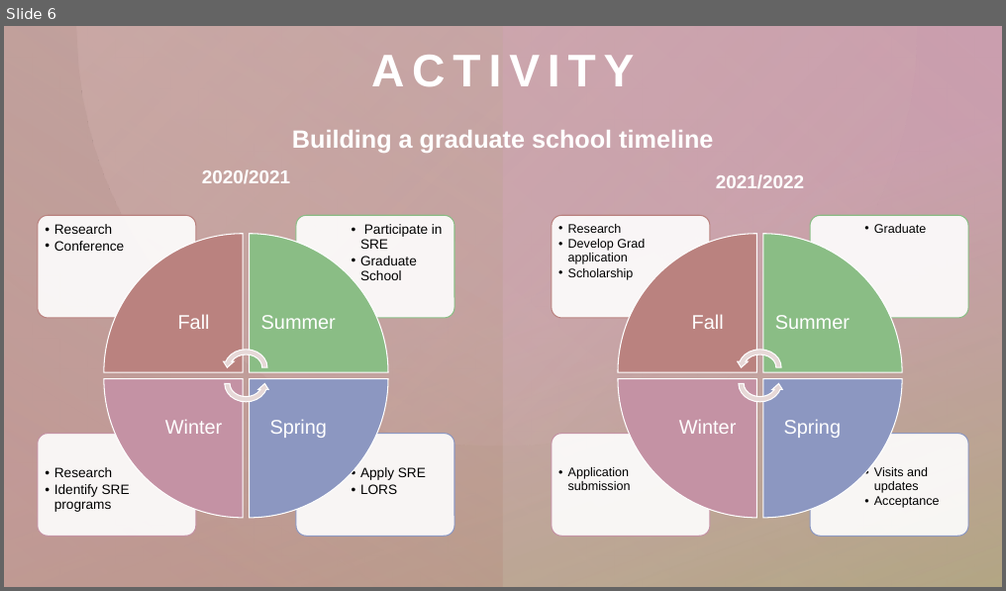
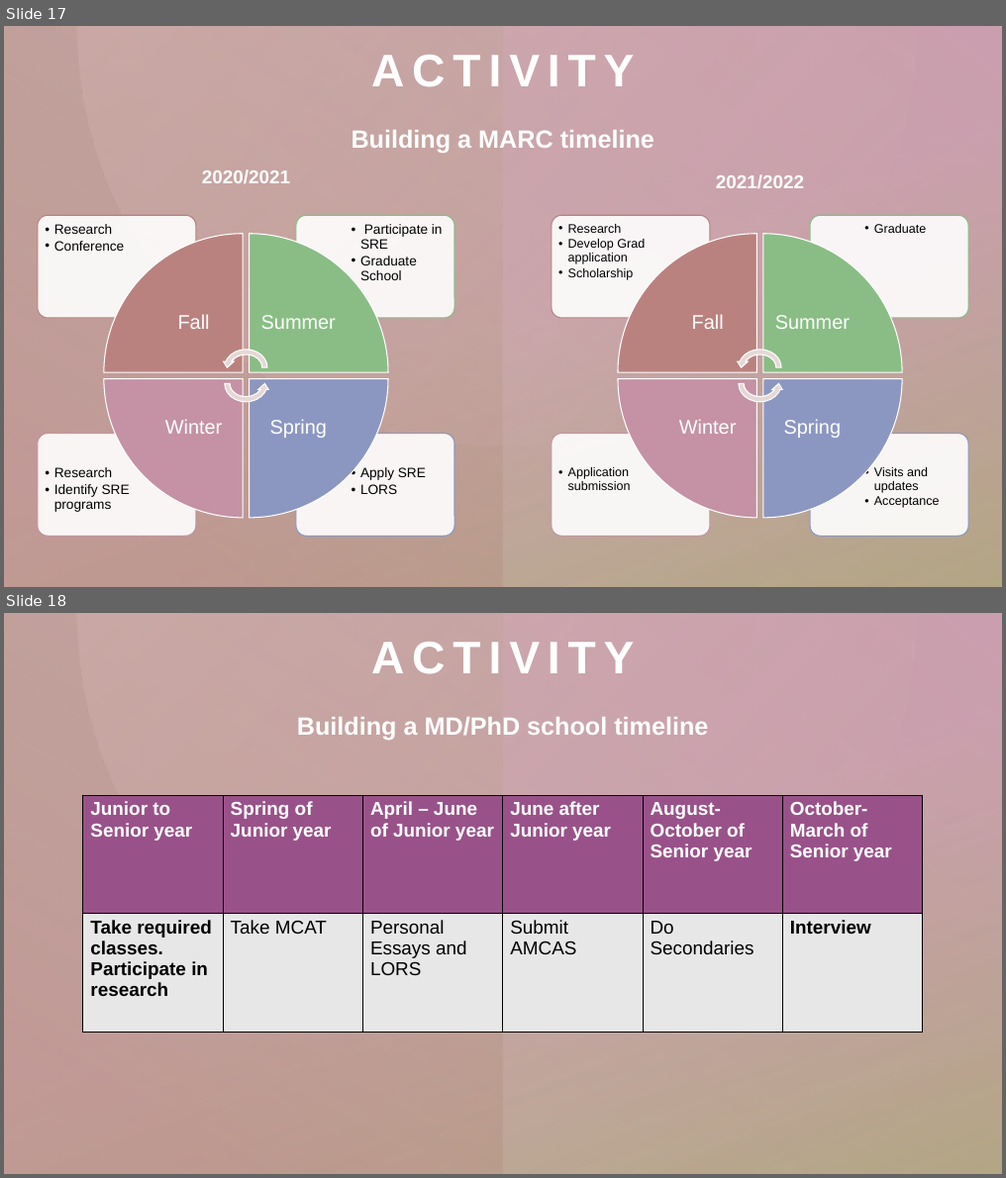
Before and after one commit to madmolecularman/MARC_Fall_2020, a slide deck: resources/gradschool/grad_school_session.pptx. Shown one above the other, each under a label of ours: slide 6 before the commit, slides 17 and 18 after it. The pictures are 1006x591 and 1006x1178 pixels, drawn with LibreOffice and Linux fonts; fonts in the diff are those of the drawing. Boxes give left, top, right and bottom in pixels: in the first picture for what was removed or moved away, otherwise in the second. Text is boxed around its words. In the diff, an @@ line names an element or a change of style, - is before the commit and + after.

Commit message:
editing for grad school session

```diff
--- a/resources/gradschool/grad_school_session.pptx
+++ b/resources/gradschool/grad_school_session.pptx
@@ slide 18 added at (x1=4, y1=613, x2=1002, y2=1174), background #FFFFFF; not listed: 2 template elements that a slide beside it also shows @@
@@ rectangle added at (x1=4, y1=613, x2=1002, y2=1174), fill #FFFFFF @@
@@ rectangle added at (x1=4, y1=613, x2=1002, y2=1174), fill gradient #C492A4 to #CBC7AB @@
@@ rectangle added at (x1=4, y1=613, x2=1002, y2=1174), fill gradient #C492A4 to #A9A273 @@
@@ rectangle added at (x1=4, y1=613, x2=503, y2=1174), fill gradient #A9A273 to #BA827F @@
@@ freeform shape added at (x1=76, y1=613, x2=916, y2=1032), fill gradient #D6B4B2 @@
@@ title added at (x1=371, y1=642, x2=634, y2=673), 44 pt, text #FFFFFF, bold @@
+ACTIVITY
@@ text added at (x1=297, y1=717, x2=708, y2=740), 24 pt, text #FFFFFF, bold @@
+Building a MD/PhD school timeline
@@ table added at (x1=83, y1=795, x2=924, y2=1032), 2 rows, 6 columns @@
+Junior to Senior year | Spring of Junior year | April – June of Junior year | June after Junior year | August-October of Senior year | October-March of Senior year
+Take required classes. Participate in research | Take MCAT | Personal Essays and LORS | Submit AMCAS | Do Secondaries | Interview
@@ rectangle added at (x1=4, y1=1137, x2=1002, y2=1174), fill gradient #BA827F to #C492A4 @@
@@ rectangle added at (x1=335, y1=1137, x2=1002, y2=1174), fill gradient #CBC7AB to #A9A273 @@
@@ what was slide 6 is now slide 17 @@
@@ slide 17 changed as well @@
@@ text at (x1=351, y1=130, x2=654, y2=153): text changed @@
-Building a graduate school timeline
+Building a MARC timeline
```
Also in this commit, not shown: 6 other slides changed, 11 other slides added, 1 slide removed, 6 other files.
